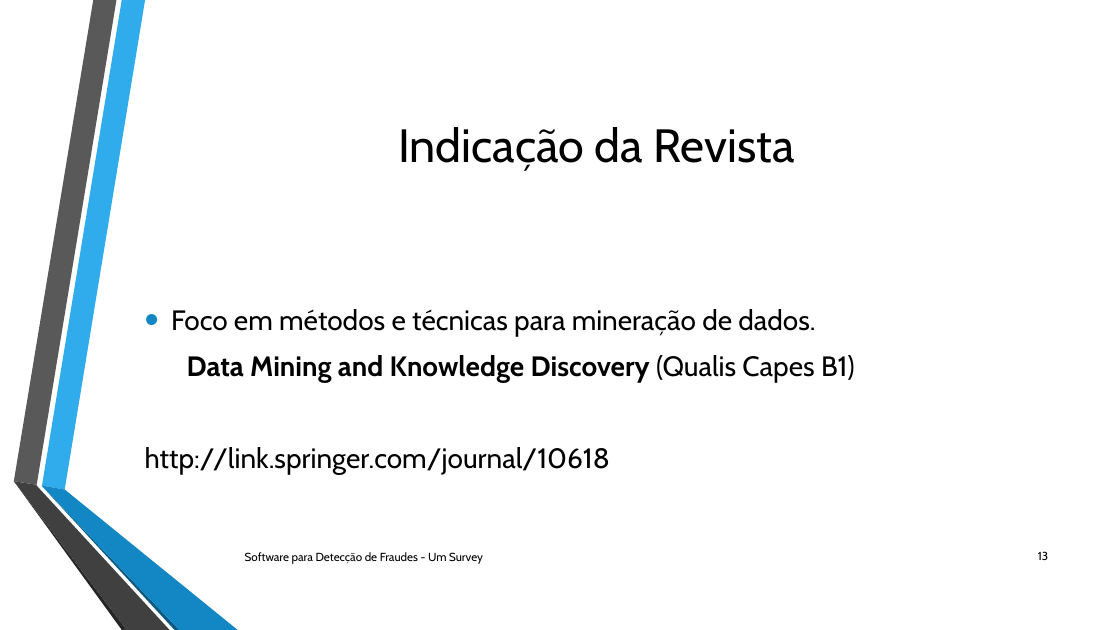
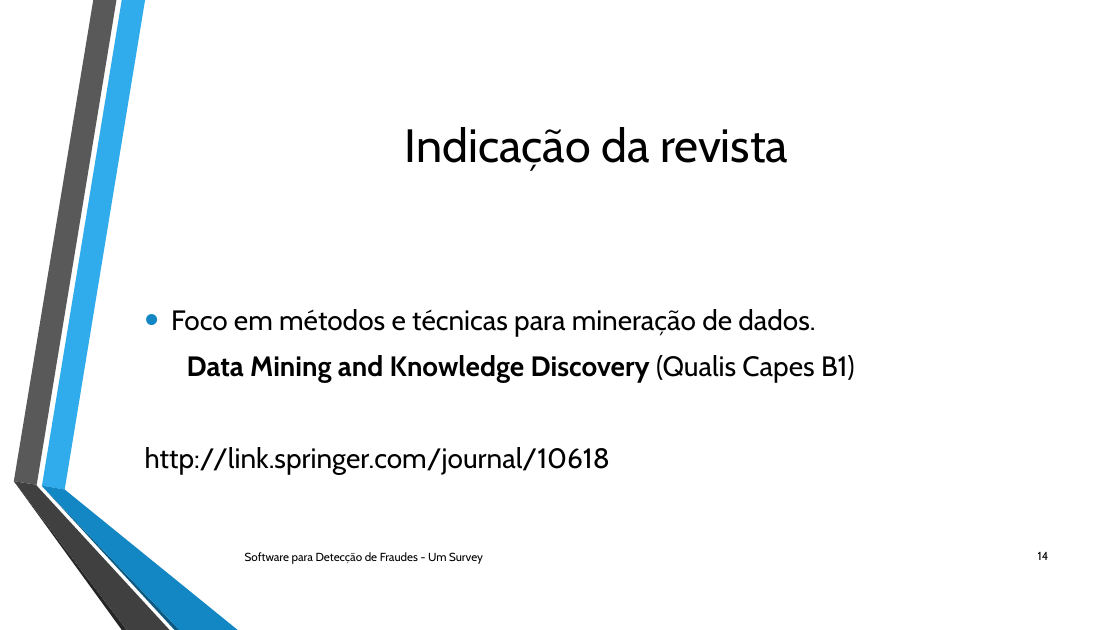
Before and after one commit to jeanzera/metodologiautfpr, a slide deck: slide 14 of Trabalho Jean Rangel/arquivos/Apresentacao/Segunda versao/Software para Detecção de Fraudes – Um Survey.pptx (slide 13 before the commit). Drawn at 1120x630 pixels with LibreOffice and Linux fonts; fonts in the diff are those of the drawing; background and template pictures are left out. Boxes give left, top, right and bottom in pixels: in the first picture for what was removed or moved away, otherwise in the second. Text is boxed around its words. In the diff, an @@ line names an element or a change of style, - is before the commit and + after.

```diff
--- a/Trabalho Jean Rangel/arquivos/Apresentacao/Segunda versao/Software para Detecção de Fraudes – Um Survey.pptx
+++ b/Trabalho Jean Rangel/arquivos/Apresentacao/Segunda versao/Software para Detecção de Fraudes – Um Survey.pptx
@@ title at [405,127,788,171]: text changed @@
-Indicação da Revista
+Indicação da revista
@@ page number at [1038,552,1049,560]: text changed @@
-13
+14
```
Also in this commit, not shown: 5 other slides changed, 1 slide added.
